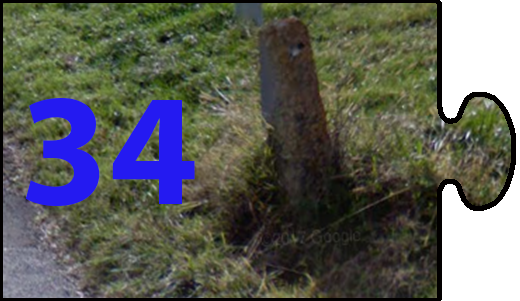
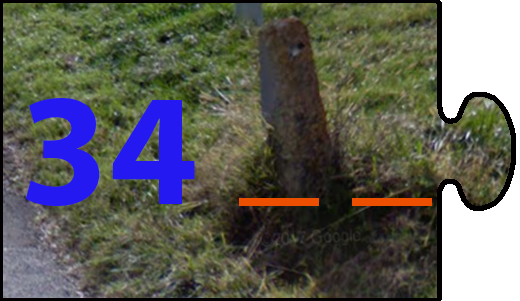
Two versions of the same layered image (520×301). Layer-by-layer changes:
added layer "_ _" above "34" over [239, 198, 432, 206]
